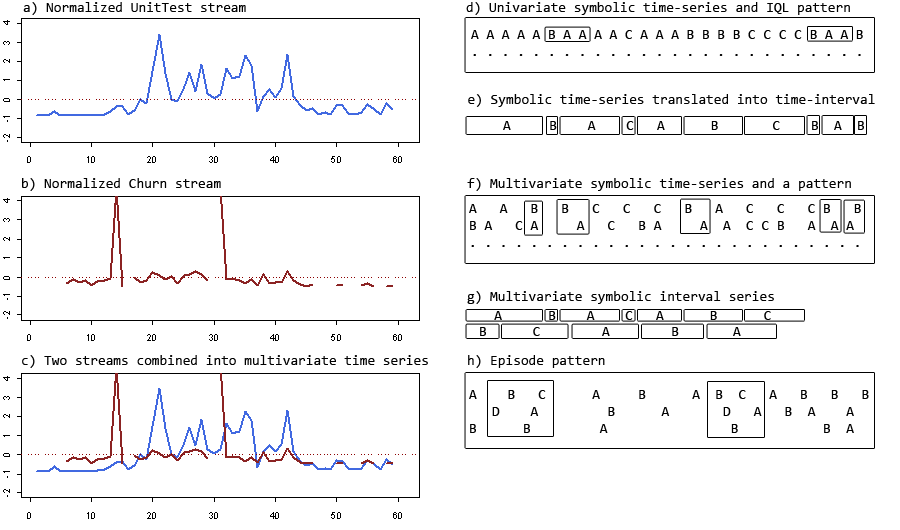
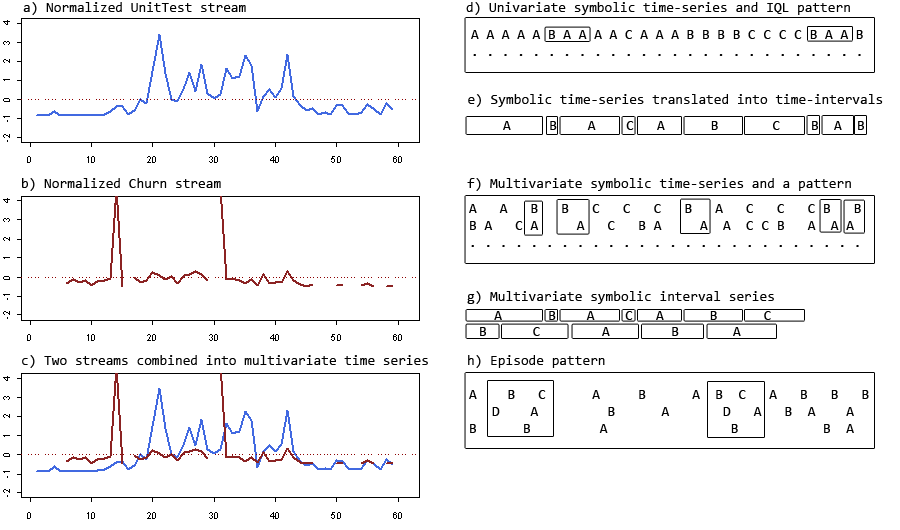
Layer changes from the first 900px x 530px image to the second:
renamed "e) Symbolic time-series translated into time-interval" to "e) Symbolic time-series translated into time-intervals", painted on it over (x1=876, y1=97, x2=883, y2=104)
